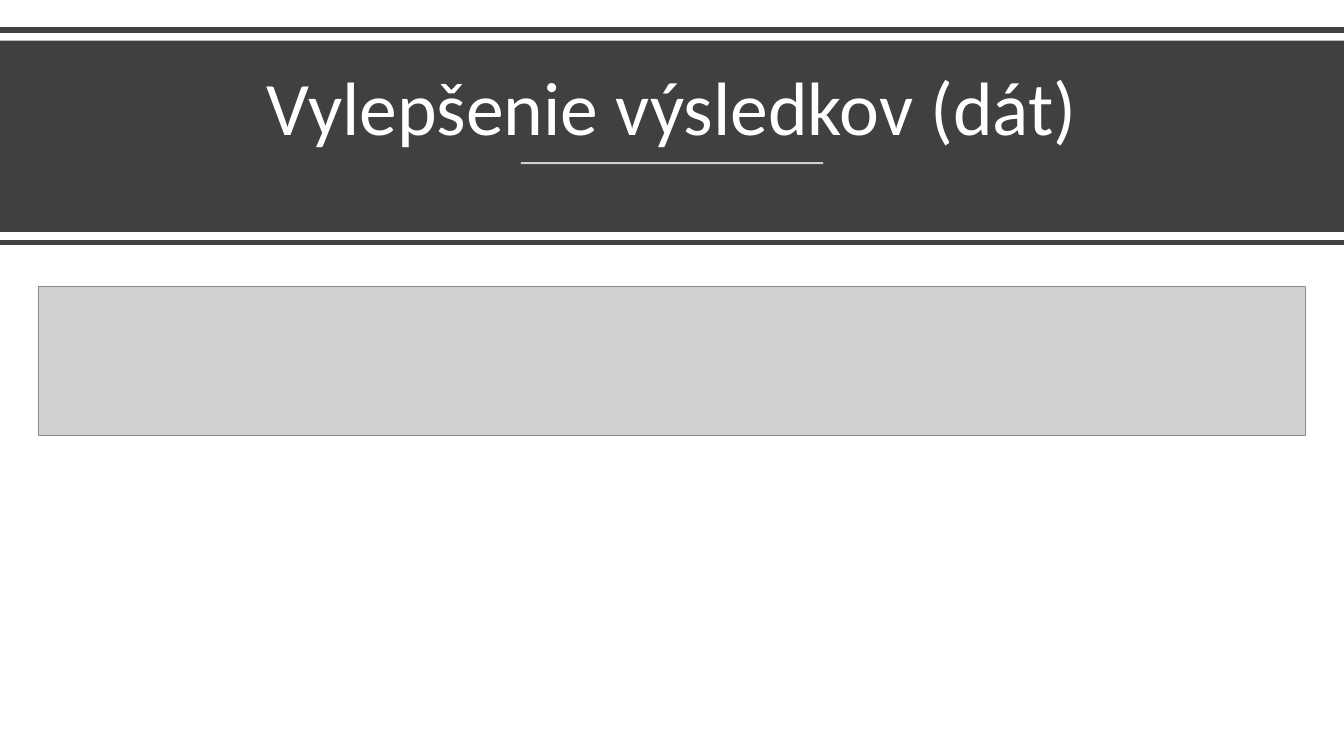
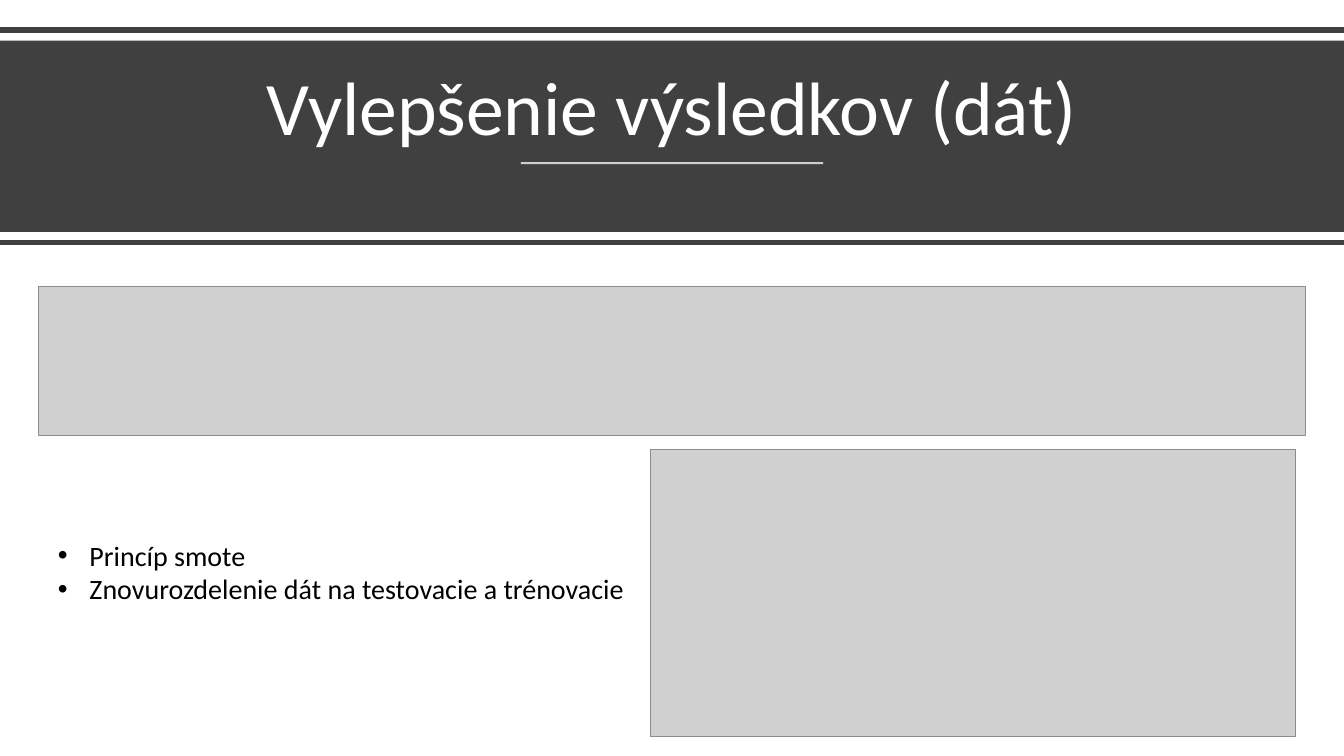
Before and after one commit to kristiankluka/Kluka_NS2021, a slide deck: slide 9 of NS_prezentácia_Kluka.pptx (slide 8 before the commit). Drawn at 1344x756 pixels with LibreOffice and Linux fonts; fonts in the diff are those of the drawing; grey boxes stand for pictures. Boxes give left, top, right and bottom in pixels: in the first picture for what was removed or moved away, otherwise in the second. Text is boxed around its words. In the diff, an @@ line names an element or a change of style, - is before the commit and + after.

```diff
--- a/NS_prezentácia_Kluka.pptx
+++ b/NS_prezentácia_Kluka.pptx
@@ picture added at bbox=[651, 450, 1297, 736] @@
@@ text added at bbox=[89, 546, 624, 600], 20 pt, text #000000 @@
+• Princíp smote
+• Znovurozdelenie dát na testovacie a trénovacie
```
Also in this commit, not shown: 5 other slides changed, 5 slides added, 3 slides removed.
